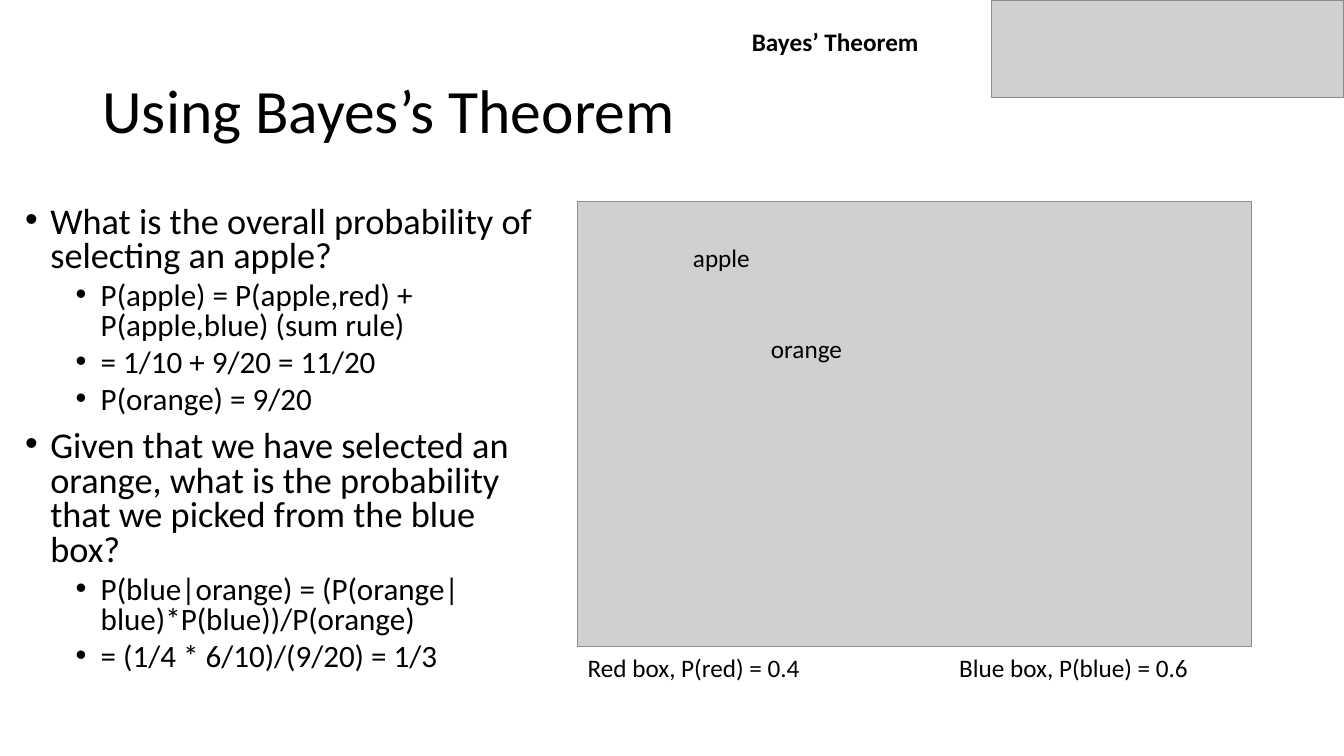
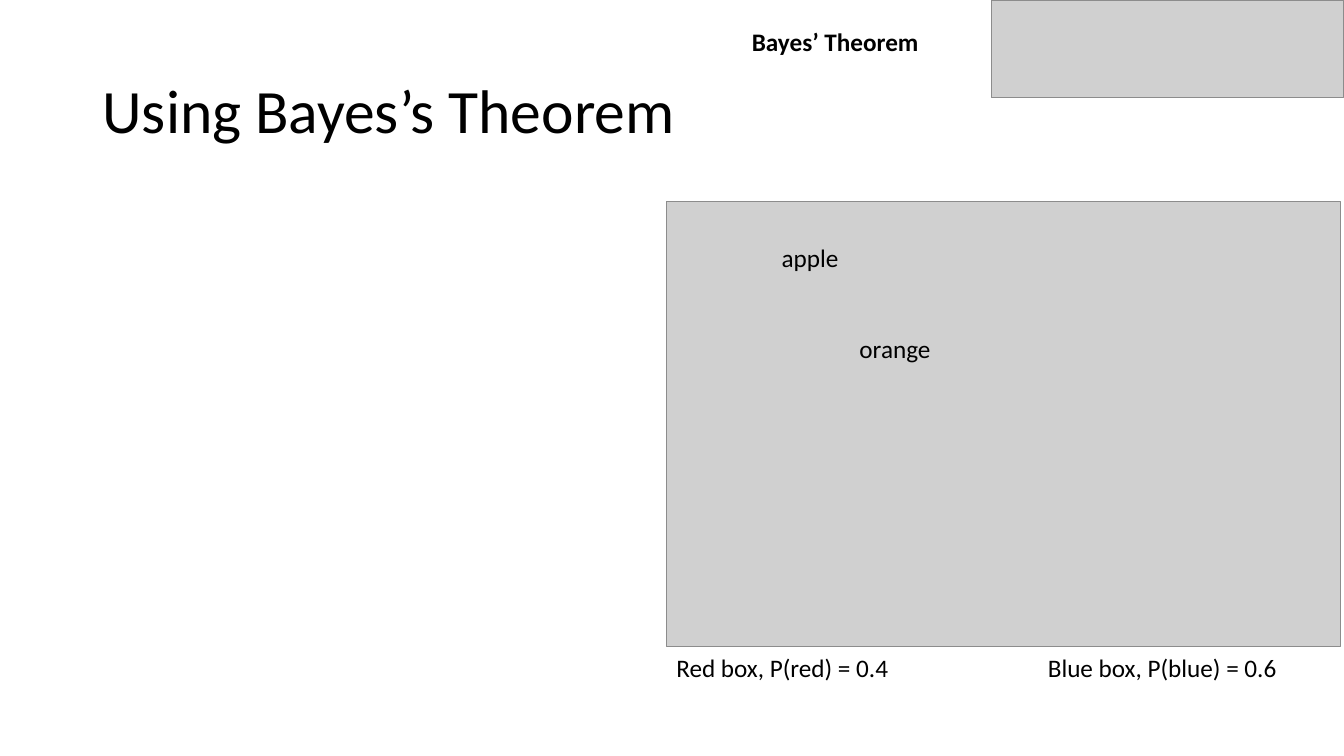
Before and after one commit to russellu/cs405, a slide deck: slide 19 of Lecture_04.pptx. Drawn at 1344x756 pixels with LibreOffice and Linux fonts; fonts in the diff are those of the drawing; grey boxes stand for pictures. Boxes give left, top, right and bottom in pixels: in the first picture for what was removed or moved away, otherwise in the second. Text is boxed around its words. In the diff, an @@ line names an element or a change of style, - is before the commit and + after.

```diff
--- a/Lecture_04.pptx
+++ b/Lecture_04.pptx
@@ text removed at (x1=50, y1=208, x2=532, y2=671) @@
-• What is the overall probability of selecting an apple?
-  • P(apple) = P(apple,red) + P(apple,blue) (sum rule)
-  • = 1/10 + 9/20 = 11/20
-  • P(orange) = 9/20
-• Given that we have selected an orange, what is the probability that we picked from the blue box?
-  • P(blue|orange) = (P(orange|blue)*P(blue))/P(orange)
-  • = (1/4 * 6/10)/(9/20) = 1/3
@@ text "apple" moved from (x1=693, y1=249, x2=750, y2=271) to (x1=782, y1=249, x2=839, y2=271) @@
@@ 3 texts, 1 picture moved together from (x1=578, y1=202, x2=1251, y2=681) to (x1=666, y1=202, x2=1340, y2=681) @@
```
Also in this commit, not shown: 12 other slides changed, 3 slides added, 1 slide removed.
